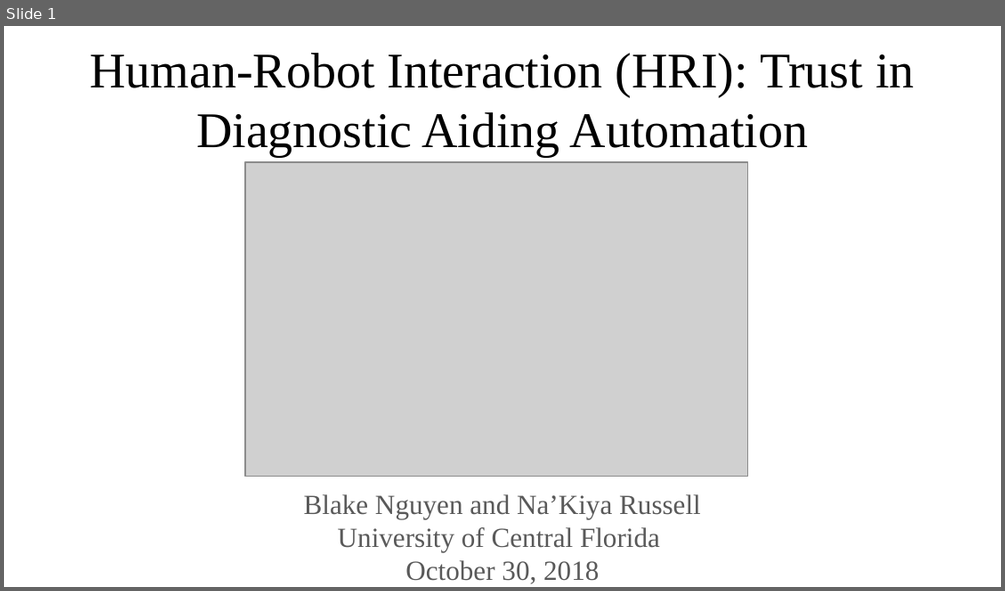
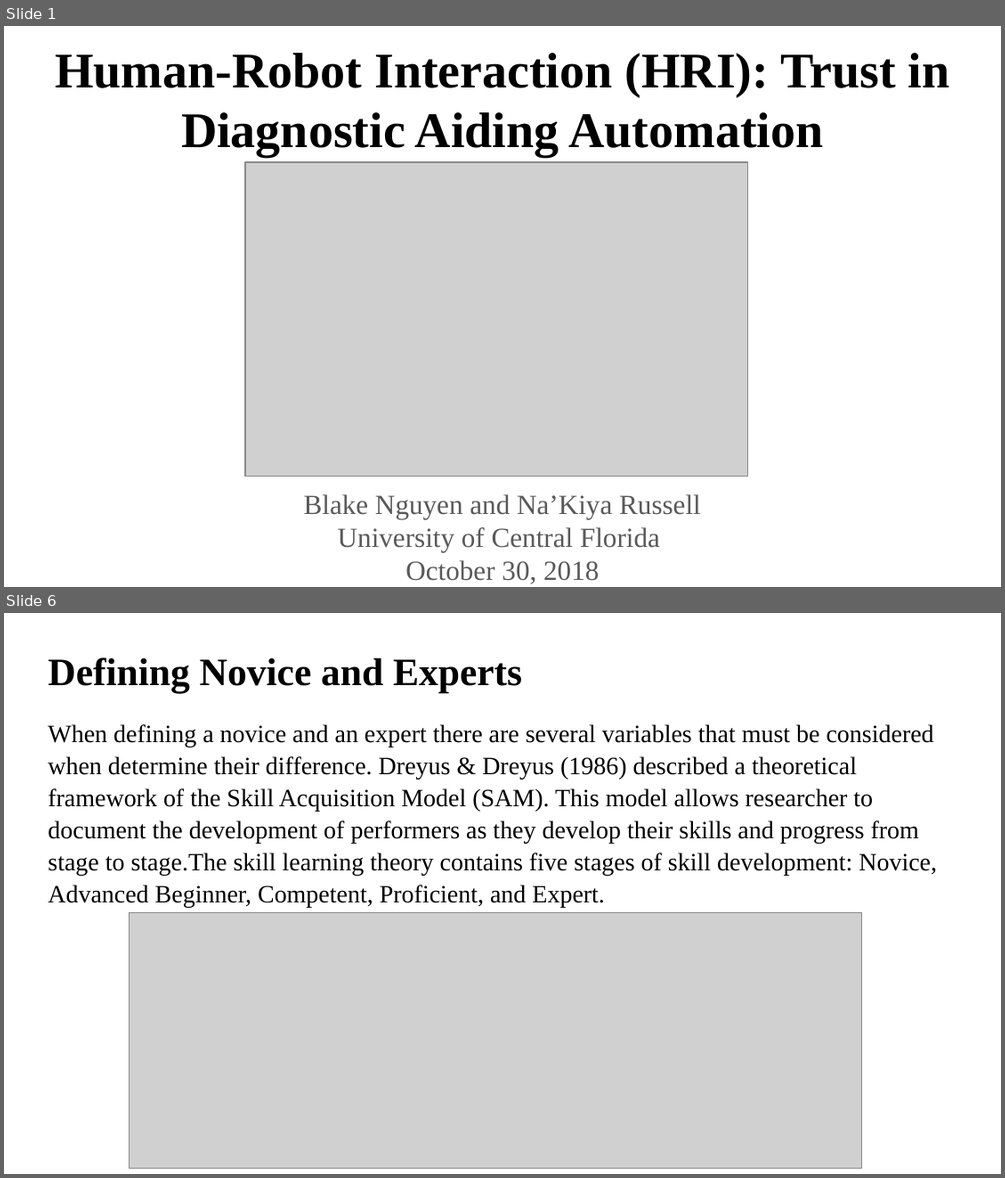
Before and after one commit to blakeanguyen/project_template, a slide deck: Final Project PowerPoint_110218BN.pptx. Shown one above the other, each under a label of ours: slide 1 before the commit, slides 1 and 6 after it; the slides between them are not shown. The pictures are 1005x591 and 1005x1178 pixels, drawn with LibreOffice and Linux fonts; fonts in the diff are those of the drawing; grey boxes stand for pictures. Boxes give left, top, right and bottom in pixels: in the first picture for what was removed or moved away, otherwise in the second. Text is boxed around its words. In the diff, an @@ line names an element or a change of style, - is before the commit and + after.

```diff
--- a/Final Project PowerPoint_110218BN.pptx
+++ b/Final Project PowerPoint_110218BN.pptx
@@ slide 6 added at bbox=[4, 613, 1001, 1174], background #FFFFFF @@
@@ title added at bbox=[48, 657, 522, 692], 28 pt, text #000000, bold @@
+Defining Novice and Experts
@@ text added at bbox=[48, 724, 937, 907], 18 pt, text #000000 @@
+When defining a novice and an expert there are several variables that must be considered when determine their difference. Dreyus & Dreyus (1986) described a theoretical framework of the Skill Acquisition Model (SAM). This model allows researcher to document the development of performers as they develop their skills and progress from stage to stage.The skill learning theory contains five stages of skill development: Novice, Advanced Beginner, Competent, Proficient, and Expert.
@@ picture added at bbox=[129, 913, 862, 1168] @@
@@ slide 1 changed as well @@
@@ title "Human-Robot Interaction (HRI): Trust in ..." at bbox=[55, 53, 950, 157]: bold on @@
```
Also in this commit, not shown: 5 other slides changed, 10 other slides added, 5 slides removed.
